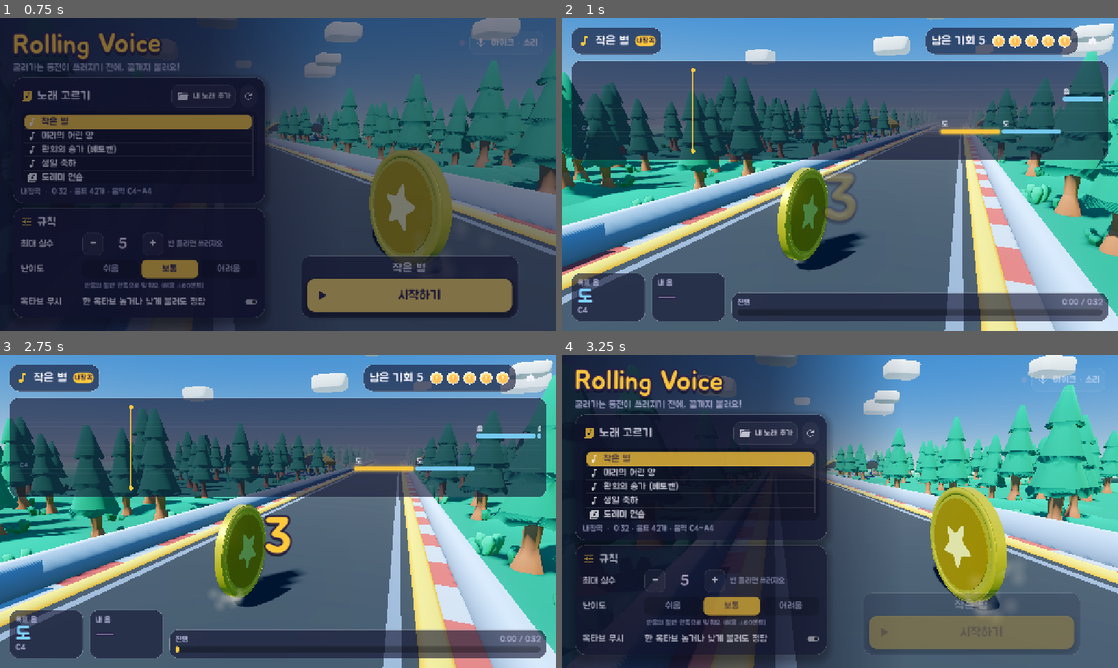
Above: before the commit, frames 1-4 (two rows, left to right).
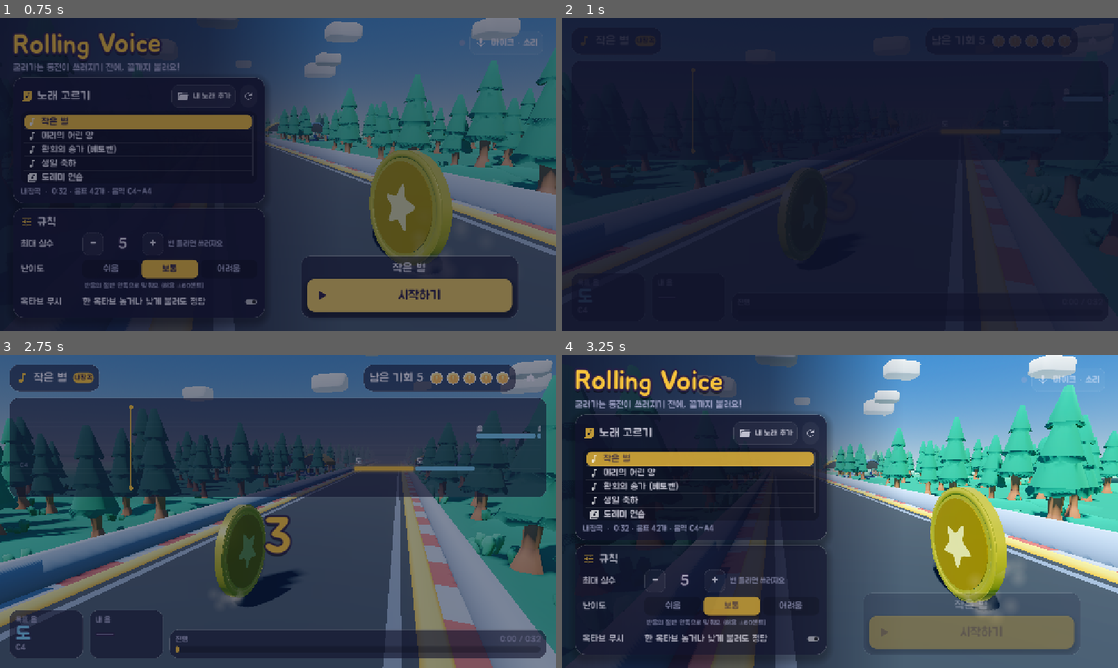
Above: after the commit, the same moments.

Repository: halfcodz/rolling_voice
Game: Godot game, scene res://scenes/main_menu.tscn
Two runs of this game, one before a commit and one after it. Both use one fixed random seed, a clock stepped at 60 frames per second and the inputs below. Sound files missing from this copy of the repository are replaced by a short silence.
Inputs (mouse positions are in pixels of both pictures, inside the frame that each line leads up to):
- Up to frame 1 (0.75 s): click "시작하기" at 0.5 s
- Up to frame 2 (1 s): no input
- Up to frame 3 (2.75 s): click (533, 376) at 1.25 s; click "시작하기" at 2 s
- Up to frame 4 (3.25 s): click (1095, 376) at 2.75 s

Frame 1 is identical in both runs. In frame 2, 96% of the frame differs, in the area x 0-100%, y 0-100%; in frame 3, 86%; in frame 4, nothing differs.

Commit message:
완주 연출·진행률 수정, 동전 아이콘·부팅 화면, 화면 전환 페이드, README 추가

Diff:
--- a/rolling-voice/icon.svg
+++ b/rolling-voice/icon.svg
@@ -1 +1,12 @@
-<svg xmlns="http://www.w3.org/2000/svg" width="128" height="128"><rect width="124" height="124" x="2" y="2" fill="#363d52" stroke="#212532" stroke-width="4" rx="14"/><g fill="#fff" transform="translate(12.322 12.322)scale(.101)"><path d="M105 673v33q407 354 814 0v-33z"/><path fill="#478cbf" d="m105 673 152 14q12 1 15 14l4 67 132 10 8-61q2-11 15-15h162q13 4 15 15l8 61 132-10 4-67q3-13 15-14l152-14V427q30-39 56-81-35-59-83-108-43 20-82 47-40-37-88-64 7-51 8-102-59-28-123-42-26 43-46 89-49-7-98 0-20-46-46-89-64 14-123 42 1 51 8 102-48 27-88 64-39-27-82-47-48 49-83 108 26 42 56 81zm0 33v39c0 276 813 276 814 0v-39l-134 12-5 69q-2 10-14 13l-162 11q-12 0-16-11l-10-65H446l-10 65q-4 11-16 11l-162-11q-12-3-14-13l-5-69z"/><path d="M483 600c0 34 58 34 58 0v-86c0-34-58-34-58 0z"/><circle cx="725" cy="526" r="90"/><circle cx="299" cy="526" r="90"/></g><g fill="#414042" transform="translate(12.322 12.322)scale(.101)"><circle cx="307" cy="532" r="60"/><circle cx="717" cy="532" r="60"/></g></svg>
+<svg xmlns="http://www.w3.org/2000/svg" width="128" height="128" viewBox="0 0 128 128">
+  <rect width="128" height="128" rx="28" fill="#161935"/>
+  <ellipse cx="64" cy="110" rx="34" ry="6" fill="#000" opacity="0.35"/>
+  <g transform="rotate(-12 64 62)">
+    <ellipse cx="68" cy="62" rx="36" ry="44" fill="#d99a1e"/>
+    <ellipse cx="64" cy="62" rx="36" ry="44" fill="#ffd04d"/>
+    <ellipse cx="64" cy="62" rx="28" ry="35" fill="#e7a92a"/>
+    <path d="M64 37 l7.6 15.4 17 2.5 -12.3 12 2.9 16.9 -15.2 -8 -15.2 8 2.9 -16.9 -12.3 -12 17 -2.5z" fill="#ffe08a"/>
+  </g>
+  <path d="M104 40 q8 10 0 20" stroke="#ffc93c" stroke-width="5" fill="none" stroke-linecap="round"/>
+  <path d="M112 32 q14 18 0 36" stroke="#ffc93c" stroke-width="5" fill="none" stroke-linecap="round" opacity="0.6"/>
+</svg>
--- a/rolling-voice/project.godot
+++ b/rolling-voice/project.godot
@@ -15,6 +15,8 @@
 run/main_scene="res://scenes/main_menu.tscn"
 config/features=PackedStringArray("4.7", "Forward Plus")
 config/icon="res://icon.svg"
+boot_splash/bg_color=Color(0.086, 0.098, 0.208, 1)
+boot_splash/show_image=false
 
 [audio]
 
--- a/rolling-voice/scripts/game/game.gd
+++ b/rolling-voice/scripts/game/game.gd
@@ -34,6 +34,7 @@
 var _judged := 0
 var _silent_time := 0.0
 var _sim_time := 0.0
+var _last_t := 0.0
 var _autoplay := ""   ## 테스트용: "good" / "bad" (명령줄 -- autoplay=good)
 
 
@@ -67,6 +68,15 @@
 		p.bus = "SFX"
 		add_child(p)
 		_sfx[key] = p
+
+	# 메뉴에서 넘어올 때 어두운 화면에서 서서히 밝아짐
+	var fade := ColorRect.new()
+	fade.color = Color(0.06, 0.07, 0.16, 1.0)
+	fade.mouse_filter = Control.MOUSE_FILTER_IGNORE
+	fade.set_anchors_and_offsets_preset(Control.PRESET_FULL_RECT)
+	_hud.add_child(fade)
+	create_tween().tween_property(fade, "color:a", 0.0, 0.6)
+	create_tween().tween_callback(fade.queue_free).set_delay(0.7)
 
 	_start()
 
@@ -120,6 +130,7 @@
 	if state == State.FALLEN or state == State.CLEARED:
 		return
 	var t := song_time()
+	_last_t = t
 	var te := t - MIC_LATENCY
 
 	# 카운트다운 표시
@@ -248,7 +259,6 @@
 	state = State.CLEARED
 	_hud.set_countdown("")
 	_world.celebrate()
-	_world.stop_rolling(2.5)
 	_sfx["coin"].play()
 	_hud.toast("완주!", UiTheme.GOLD, true)
 	if _backing.playing:
@@ -258,7 +268,7 @@
 
 
 func _show_result(cleared: bool) -> void:
-	var t := song_time()
+	var t := _last_t
 	_synth.stop()
 	_hud.show_result(cleared, {
 		"song": song.title,
--- a/rolling-voice/tests/run_tests.gd
+++ b/rolling-voice/tests/run_tests.gd
@@ -156,6 +156,21 @@
 			"템포 변경 후 60bpm (%.3f~%.3f)" % [notes[2].start, notes[2].end])
 	check(not MidiParser.parse("hello".to_ascii_buffer()).ok, "잘못된 파일 거부")
 
+	# 사용자 폴더에 넣은 MIDI가 목록에 나타나는지
+	SongLibrary.ensure_songs_dir()
+	var path := SongLibrary.SONGS_DIR.path_join("zz_테스트곡.mid")
+	var f := FileAccess.open(path, FileAccess.WRITE)
+	f.store_buffer(bytes)
+	f.close()
+	var found: SongData = null
+	for song in SongLibrary.load_all():
+		if song.id == "user:zz_테스트곡.mid":
+			found = song
+	check(found != null and found.is_playable(), "사용자 폴더 MIDI 불러오기")
+	if found:
+		check(found.click_times.size() == 4 and is_equal_approx(found.notes[0].start, 2.4), "반주 없으면 카운트인 추가 (첫 음 %.2f초)" % found.notes[0].start)
+	DirAccess.remove_absolute(path)
+
 
 func _test_builtin_songs() -> void:
 	print("[내장곡]")
Not shown, added: README.md
